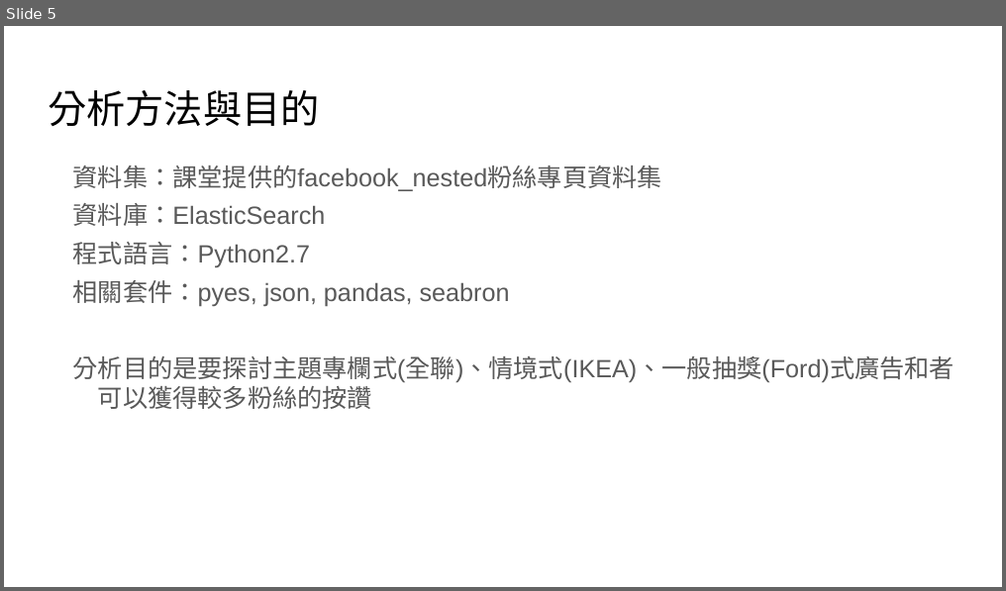
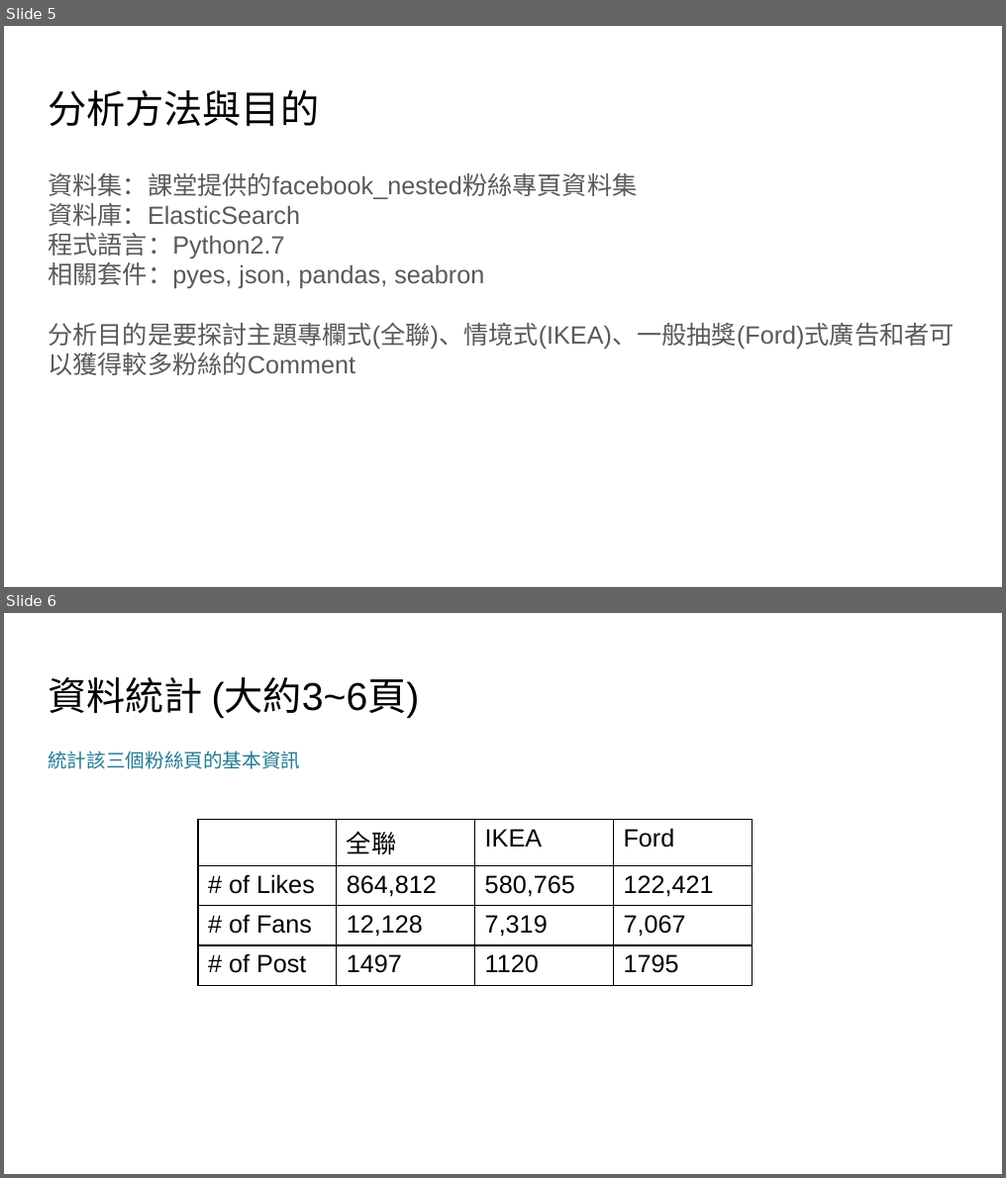
Before and after one commit to leadwort15027/SocialMedia_Final, a slide deck: Final_Project.pptx. Shown one above the other, each under a label of ours: slide 5 before the commit, slides 5 and 6 after it. The pictures are 1006x591 and 1006x1178 pixels, drawn with LibreOffice and Linux fonts; fonts in the diff are those of the drawing. Boxes give left, top, right and bottom in pixels: in the first picture for what was removed or moved away, otherwise in the second. Text is boxed around its words. In the diff, an @@ line names an element or a change of style, - is before the commit and + after.

```diff
--- a/Final_Project.pptx
+++ b/Final_Project.pptx
@@ slide 6 added at box(4, 613, 1002, 1174), background #FFFFFF @@
@@ text added at box(48, 677, 420, 718), 28 pt, text #000000 @@
+資料統計 (大約3~6頁)
@@ text added at box(48, 751, 300, 769), 14 pt, text #217A94 @@
+統計該三個粉絲頁的基本資訊
@@ table added at box(198, 820, 752, 1059), 4 rows, 4 columns @@
+ | 全聯 | IKEA | Ford
+# of Likes | 864,812 | 580,765 | 122,421
+# of Fans | 12,128 | 7,319 | 7,067
+# of Post | 1497 | 1120 | 1795
@@ slide 5 changed as well @@
@@ text "資料集：課堂提供的facebook_nested粉絲專頁資料集": place and size @@
-text "資料集：課堂提供的facebook_nested粉絲專頁資料集" at box(73, 166, 954, 409)
+text "資料集：課堂提供的facebook_nested粉絲專頁資料集" at box(48, 174, 954, 375)
@@ text at box(48, 174, 637, 288): indent changed; less space between paragraphs @@
@@ text at box(48, 322, 954, 375): text changed @@
-分析目的是要探討主題專欄式(全聯)、情境式(IKEA)、一般抽獎(Ford)式廣告和者可以獲得較多粉絲的按讚
+分析目的是要探討主題專欄式(全聯)、情境式(IKEA)、一般抽獎(Ford)式廣告和者可以獲得較多粉絲的Comment
```
Also in this commit, not shown: 6 other slides changed, 2 other slides added, 1 slide removed, 2 other files.
